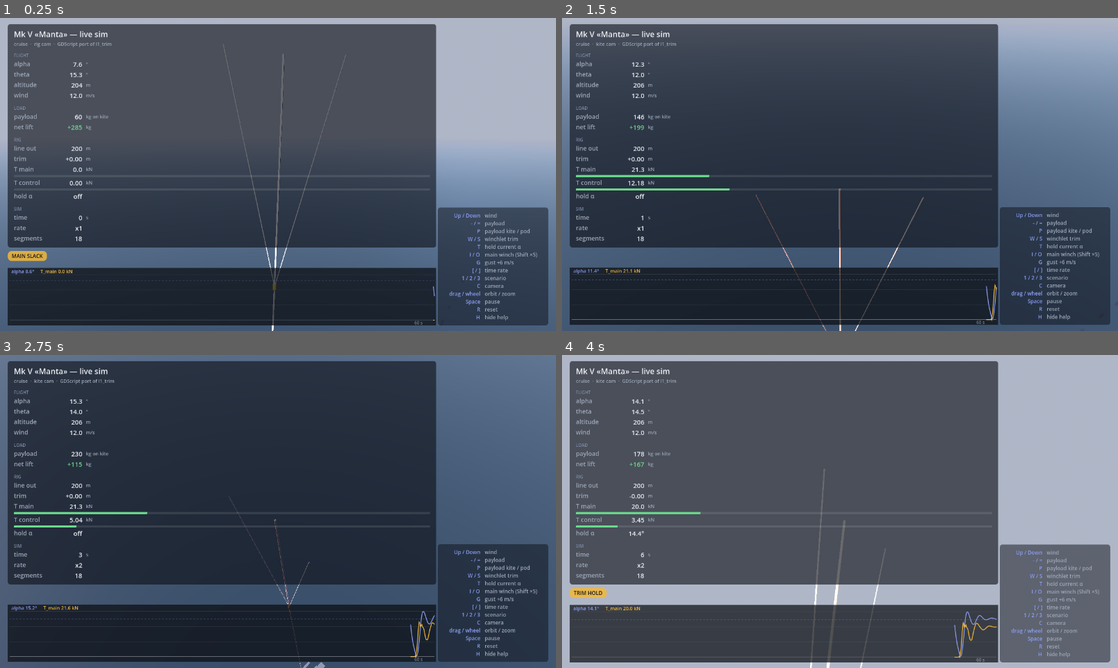
Above: before the commit, frames 1-4 (two rows, left to right).
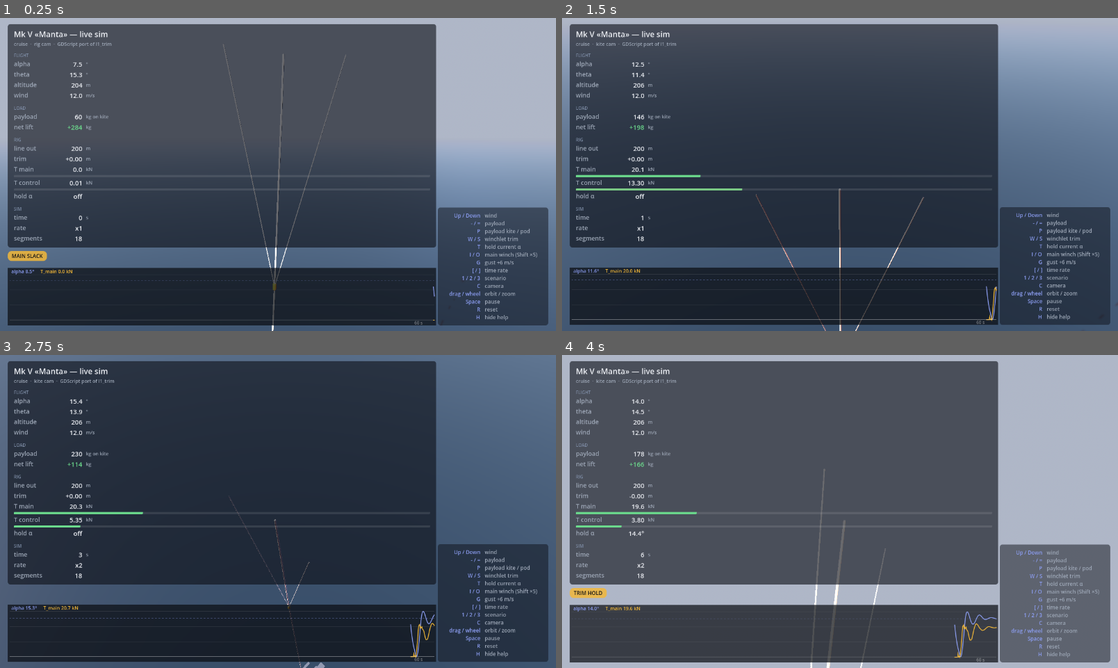
Above: after the commit, the same moments.

Repository: tijmenvanegmond/kytoon
Game: Godot game, scene res://sim/mkv_sim.tscn
Same seed, same stepped clock (60 frames per second), same inputs: the game is played once before the commit and once after it.
Inputs (mouse positions are in pixels of both pictures, inside the frame that each line leads up to):
- Up to frame 1 (0.25 s): no input
- Up to frame 2 (1.5 s): move the mouse to (962, 158) at 0.52 s; hold = (sim_payload_up) 0.53-1.25 s; hold C (sim_camera) 0.53-1.25 s; click (962, 158) at 0.67 s; drag from (728, 190) to (812, 237) at 1.27 s
- Up to frame 3 (2.75 s): move the mouse to (333, 442) at 2.02 s; hold = (sim_payload_up) from 2.03 s (still down); hold ] (sim_time_faster) from 2.03 s (still down)
- Up to frame 4 (4 s): release = (sim_payload_up) at 2.75 s; release ] (sim_time_faster) at 2.75 s; drag from (812, 574) to (673, 464) at 2.77 s; move the mouse to (1006, 558) at 3.52 s; hold - (sim_payload_down) from 3.53 s (still down); hold T (sim_trim_hold) from 3.53 s (still down)

The runs differ from the first frame. In frame 1, less than 0.1% of the frame differs, in the area x 5-79%, y 14-90%; in frame 2, 0.2%; in frame 3, 0.4%, in the area x 1-79%, y 14-100%; in frame 4, 0.3%.

Commit message:
stage 5 -  3d sim

Diff:
--- a/godot/data/mkv_sim_params.json
+++ b/godot/data/mkv_sim_params.json
@@ -148,28 +148,29 @@
  "m_total": 266.30912,
  "m_skin": 156.30912000000004,
  "m_pod": 110.0,
- "buoyancy_n": 5406.4346764898155,
+ "buoyancy_n": 5401.27612593343,
  "r_cg": [
-  2.890005144021477,
-  -0.7622775062517503
+  2.890362090709507,
+  -0.08117806833046019
  ],
  "r_cb": [
-  3.2379364782418056,
-  -4.497019051611797e-18
+  3.238828611927718,
+  0.9601142911138455
  ],
  "r_skin": [
-  3.98783338233772,
-  -1.4602032037536239e-18
- ],
- "i_yy": 2301.302839720167,
- "i_added": 17583.790252696843,
- "m_added_x": 129.03582592771886,
- "m_added_z": 2673.126489258503,
+  3.9884415244498137,
+  1.1604120856499822
+ ],
+ "i_yy": 2765.8863096158566,
+ "i_added": 17586.43408647304,
+ "m_added_x": 128.91270637269537,
+ "m_added_z": 2593.342950801389,
  "payload_ref_kg": 60.0,
  "rigging_kg": 50.0,
- "i_skin_own": 1625.327936380652,
+ "i_skin_own": 1726.2351556617027,
  "ia_a": 9292.228007624883,
  "ia_b": 4022.4249193781075,
+ "ia_c": 2673.126489258503,
  "ia_d": 9214.920432367078,
  "p_main": [
   1.33,
@@ -195,15 +196,15 @@
  "ctl_cap_n": 33333.333333333336,
  "init": {
   "state": [
-   42.79211223388479,
-   404.72514019029563,
+   42.80160040243895,
+   404.72409879339887,
    0.24434609527920614,
    0.0,
    0.0,
    0.0
   ],
-  "l0_main": 398.58968475402565,
-  "l0_ctl": 52.00132992437659,
+  "l0_main": 398.6114635472819,
+  "l0_ctl": 51.995715884664335,
   "wind": 12.0,
   "alpha_trim_deg": 14.0
  }
--- a/godot/sim/mkv_sim.gd
+++ b/godot/sim/mkv_sim.gd
@@ -185,8 +185,10 @@
 	P["i_yy"] = float(P["i_skin_own"]) \
 		+ m_skin * r_skin.distance_squared_to(r_cg) \
 		+ m_pod * p_main.distance_squared_to(r_cg)
+	# ia_c, not m_added_z: the latter carries the cos²Γ fold projection
+	# and i_added does not (see export_sim_params.py)
 	P["i_added"] = float(P["ia_a"]) - 2.0 * float(P["ia_b"]) * r_cg.x \
-		+ float(P["m_added_z"]) * r_cg.x * r_cg.x + float(P["ia_d"])
+		+ float(P["ia_c"]) * r_cg.x * r_cg.x + float(P["ia_d"])
 
 
 ## Net static lift of the whole system [kg] — payload counts wherever it
Not shown, changed: KYTOON-PROJECT.md
Not shown, changed: godot/tools/export_sim_params.py
Not shown, changed: kytoon/geometry.py
Not shown, changed: kytoon/solvers/l1_dyn3d.py
Not shown, changed: kytoon/solvers/l1_lat_aero.py
Not shown, changed: kytoon/solvers/l1_mass3d.py
Not shown, changed: kytoon/solvers/l1_rig3d.py
Not shown, changed: kytoon/solvers/l1_trim.py
Not shown, changed: kytoon/spec.py
Not shown, changed: models/mkv.glb
Not shown, changed: models/mkv.stl
Not shown, changed: specs/mk5_manta.yaml
(and 5 more such lines)
